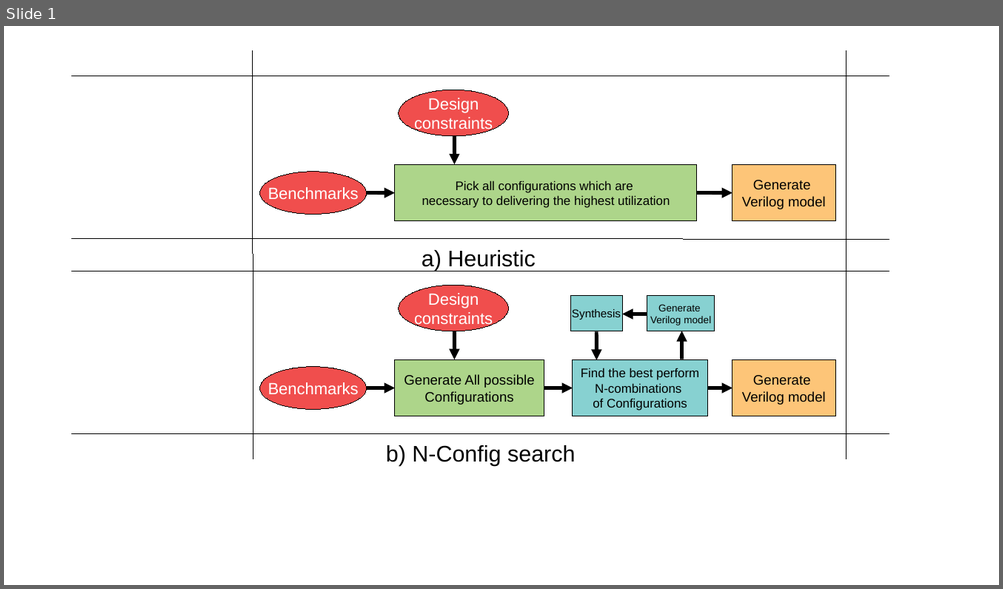
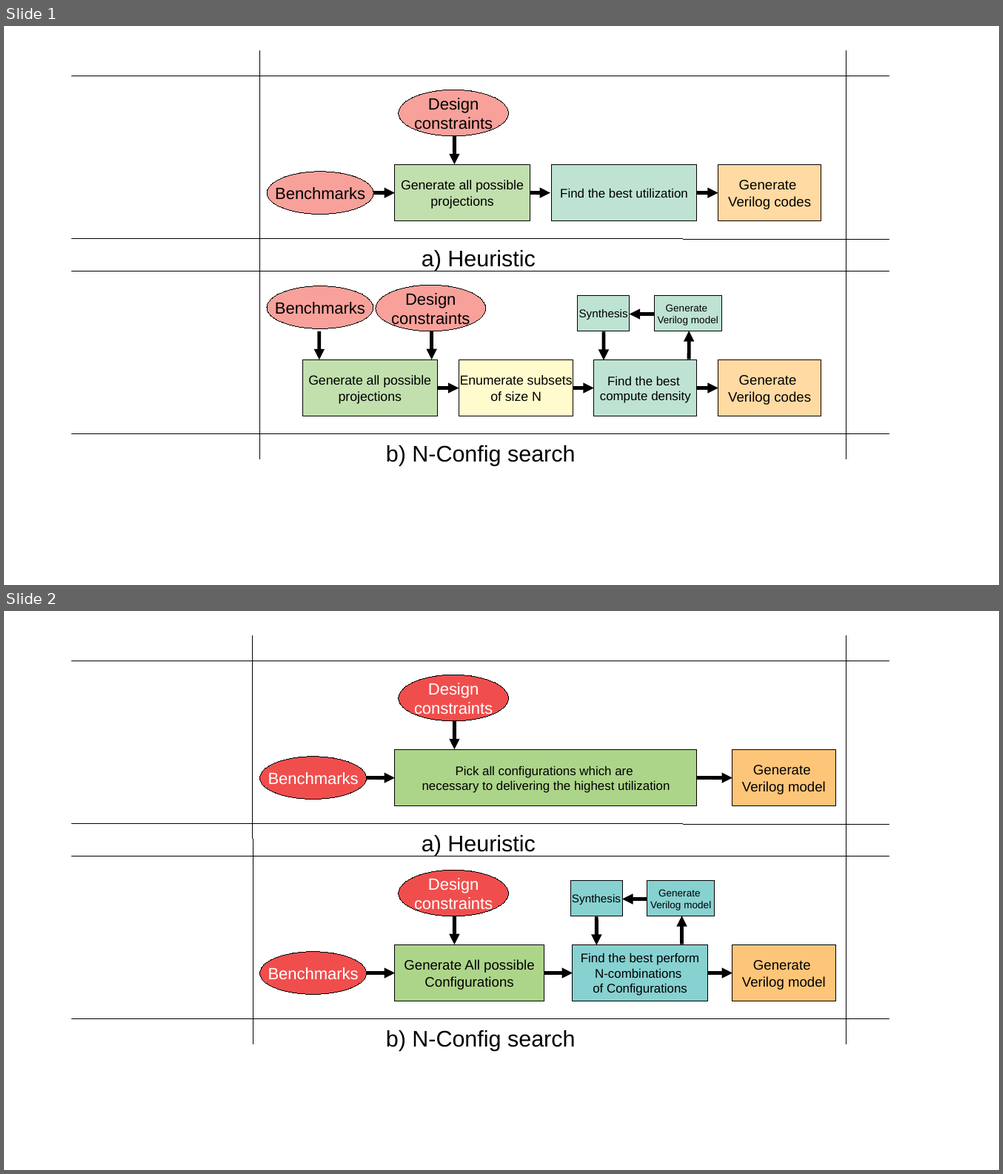
Before and after one commit to raminrasoulinezhad/MLBlocks, a slide deck: presentations/ToolFlows.odp. Shown one above the other, each under a label of ours: slide 1 before the commit, slides 1 and 2 after it. The pictures are 1003x589 and 1003x1174 pixels, drawn with LibreOffice and Linux fonts; fonts in the diff are those of the drawing. Boxes give left, top, right and bottom in pixels: in the first picture for what was removed or moved away, otherwise in the second. Text is boxed around its words. In the diff, an @@ line names an element or a change of style, - is before the commit and + after.

```diff
--- a/presentations/ToolFlows.odp
+++ b/presentations/ToolFlows.odp
@@ slide 1 added at <box>4,26,999,585</box>, background #FFFFFF @@
@@ line added from (259, 51) to (259, 459), #000000 0 pt @@
@@ line added from (846, 51) to (846, 459), #000000 0 pt @@
@@ line added from (71, 76) to (888, 76), #000000 0 pt @@
@@ ellipse added at <box>398,90,509,136</box>, fill #F7A19A, outline #000000 0 pt, 13 pt, text #000000 @@
+Design
+constraints
@@ arrow added from (455, 136) to (455, 165), #000000 2.83 pt @@
@@ ellipse added at <box>267,171,373,214</box>, fill #F7A19A, outline #000000 0 pt, 13 pt, text #000000 @@
+Benchmarks
@@ rectangle added at <box>395,165,530,222</box>, fill #C2E0AE, outline #000000 0 pt, 10.5 pt, text #000000 @@
+Generate all possible
+projections
@@ rectangle added at <box>551,165,696,222</box>, fill #BEE3D3, outline #000000 0 pt, 10 pt, text #000000 @@
+Find the best utilization
@@ rectangle added at <box>718,165,821,222</box>, fill #FFDAA2, outline #000000 0 pt, 11 pt, text #000000 @@
+Generate
+Verilog codes
@@ arrow added from (367, 193) to (395, 193), #000000 2.83 pt @@
@@ arrow added from (530, 193) to (550, 193), #000000 2.83 pt @@
@@ arrow added from (683, 193) to (718, 193), #000000 2.83 pt @@
@@ line added from (71, 239) to (888, 239), #000000 0 pt @@
@@ text added at <box>421,250,535,271</box>, 18 pt, text #000000 @@
+a) Heuristic
@@ line added from (71, 272) to (888, 272), #000000 0 pt @@
@@ ellipse added at <box>267,286,373,329</box>, fill #F7A19A, outline #000000 0 pt, 13 pt, text #000000 @@
+Benchmarks
@@ ellipse added at <box>375,285,486,331</box>, fill #F7A19A, outline #000000 0 pt, 13 pt, text #000000 @@
+Design
+constraints
@@ rectangle added at <box>577,296,629,331</box>, fill #BEE3D3, outline #000000 0 pt, 9 pt, text #000000 @@
+Synthesis
@@ arrow added from (654, 314) to (629, 314), #000000 2.83 pt @@
@@ rectangle added at <box>654,296,722,331</box>, fill #BEE3D3, outline #000000 0 pt, 8 pt, text #000000 @@
+Generate
+Verilog model
@@ arrow added from (319, 332) to (319, 360), #000000 2.83 pt @@
@@ arrow added from (432, 332) to (432, 360), #000000 2.83 pt @@
@@ arrow added from (603, 332) to (603, 360), #000000 2.83 pt @@
@@ arrow added from (689, 360) to (689, 331), #000000 2.83 pt @@
@@ rectangle added at <box>303,360,438,417</box>, fill #C2E0AE, outline #000000 0 pt, 10.5 pt, text #000000 @@
+Generate all possible
+projections
@@ rectangle added at <box>459,360,572,417</box>, fill #FFFBCC, outline #000000 0 pt, 10.5 pt, text #000000 @@
+Enumerate subsets
+of size N
@@ rectangle added at <box>595,360,697,417</box>, fill #BEE3D3, outline #000000 0 pt, 10 pt, text #000000 @@
+Find the best
+compute density
@@ rectangle added at <box>718,360,821,417</box>, fill #FFDAA2, outline #000000 0 pt, 11 pt, text #000000 @@
+Generate
+Verilog codes
@@ arrow added from (437, 389) to (459, 389), #000000 2.83 pt @@
@@ arrow added from (572, 389) to (595, 389), #000000 2.83 pt @@
@@ arrow added from (672, 389) to (718, 389), #000000 2.83 pt @@
@@ line added from (71, 434) to (888, 434), #000000 0 pt @@
@@ text added at <box>386,446,575,466</box>, 18 pt, text #000000 @@
+b) N-Config search
@@ what was slide 1 is now slide 2 @@
```
Also in this commit, not shown: 5 other slides added, 38 other files.
